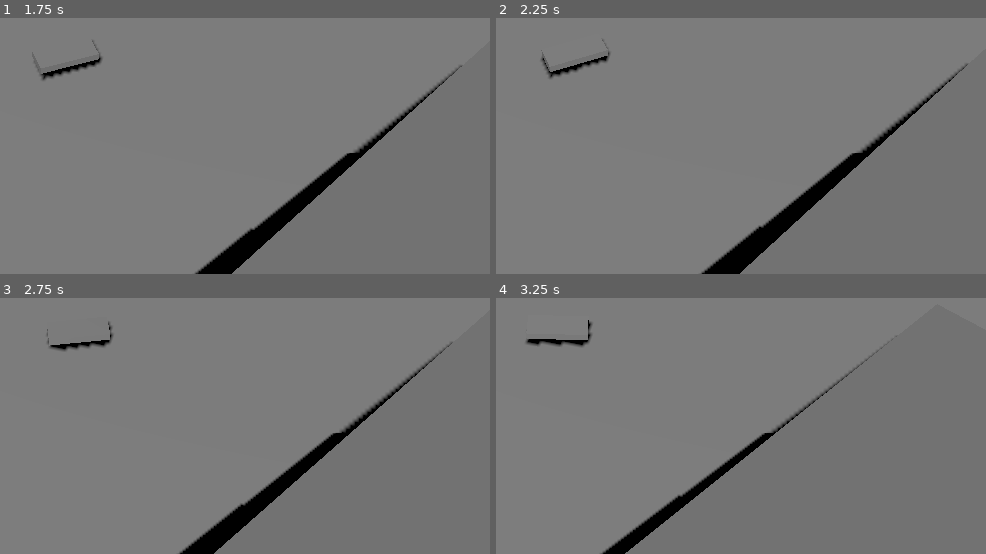
Above: before the commit, frames 1-4 (two rows, left to right).
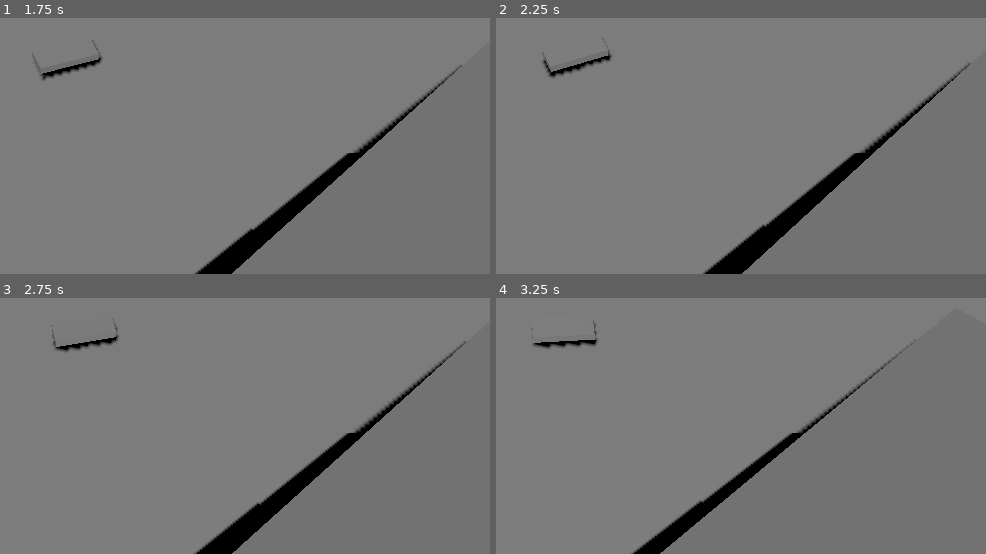
Above: after the commit, the same moments.

Repository: JulianHeissinger/RallyGame
Game: Godot game, scene res://scenes/test/handling_test.tscn
Two runs of this game, one before a commit and one after it. Both use one fixed random seed, a clock stepped at 60 frames per second and the inputs below. The project has no main scene, so this scene is started directly.
Inputs:
- Up to frame 1 (1.75 s): hold D (steer_right) 0.53-1.28 s; hold W (throttle) 0.53-1.28 s; hold S (brake) from 1.28 s (still down); tap W (throttle) at 1.35 s
- Up to frame 2 (2.25 s): release S (brake) at 2.03 s; hold D (steer_right) from 2.03 s (still down); hold W (throttle) from 2.03 s (still down)
- Up to frame 3 (2.75 s): keep holding D (steer_right); keep holding W (throttle)
- Up to frame 4 (3.25 s): release D (steer_right) at 2.78 s; release W (throttle) at 2.78 s; hold Shift (shift_up) from 2.78 s (still down); tap W (throttle) at 2.85 s

Frame 1 is identical in both runs. In frame 2, 1.2% of the frame differs, in the area x 9-97%, y 8-100%; in frame 3, 4.6%; in frame 4, 4.7%, in the area x 6-86%, y 8-100%.

Commit message:
feat: add gearbox with automatic and manual modes and Settings autoload

Diff:
--- a/data/cars/prototype.tres
+++ b/data/cars/prototype.tres
@@ -14,11 +14,13 @@
 "damper": 3500.0,
 "engine_brake_torque": 60.0,
 "final_drive": 4.1,
+"gear_count": 5.0,
 "gear_ratio_1": 3.3,
 "gear_ratio_2": 2.1,
 "gear_ratio_3": 1.5,
 "gear_ratio_4": 1.15,
 "gear_ratio_5": 0.92,
+"gear_ratio_r": 3.2,
 "handbrake_torque": 3000.0,
 "idle_rpm": 900.0,
 "launch_rpm": 3500.0,
@@ -28,6 +30,10 @@
 "max_steer_angle_deg": 30.0,
 "max_torque": 260.0,
 "redline_rpm": 7500.0,
+"reverse_speed": 1.0,
+"shift_down_rpm": 3000.0,
+"shift_time": 0.15,
+"shift_up_rpm": 7000.0,
 "spring_stiffness": 35000.0,
 "suspension_rest_length": 0.35,
 "tire_friction": 1.0,
--- a/project.godot
+++ b/project.godot
@@ -12,6 +12,10 @@
 
 config/name="rally-game"
 config/features=PackedStringArray("4.7", "Forward Plus")
+
+[autoload]
+
+Settings="*res://scripts/core/settings.gd"
 
 [input]
 
--- a/scripts/car/car.gd
+++ b/scripts/car/car.gd
@@ -14,6 +14,7 @@
 func _ready() -> void:
 	stats = StatBlock.new(car_stats.stats)
 	mass = stats.get_stat("mass")
+	drivetrain.gearbox.mode = Settings.gearbox_mode
 	for child in get_children():
 		if child is Wheel:
 			wheels.append(child)
@@ -21,7 +22,7 @@
 
 func _physics_process(delta: float) -> void:
 	input.update(delta, linear_velocity.length())
-	drivetrain.update(input, wheels, stats, car_stats.torque_curve)
+	drivetrain.update(input, wheels, stats, car_stats.torque_curve, linear_velocity.length(), delta)
 	var steer_angle := -input.steer * deg_to_rad(stats.get_stat("max_steer_angle_deg"))
 	for wheel in wheels:
 		if wheel.steerable:
--- a/scripts/car/drivetrain.gd
+++ b/scripts/car/drivetrain.gd
@@ -4,46 +4,55 @@
 ## Engine RPM follows the driven wheels; an automatic clutch holds a launch RPM under throttle
 ## so the engine never stalls.
 
-const RAD_PER_SEC_TO_RPM := 60.0 / TAU
-
-## 0 is neutral, 1..n are forward gears.
-var gear := 1
+var gearbox := Gearbox.new()
 var rpm := 0.0
 var limiter_active := false
 
 
-func update(input: InputSource, wheels: Array[Wheel], stats: StatBlock, torque_curve: Curve) -> void:
+## `speed` is the car's speed in m/s.
+func update(input: InputSource, wheels: Array[Wheel], stats: StatBlock, torque_curve: Curve, speed: float, delta: float) -> void:
 	var idle := stats.get_stat("idle_rpm")
 	var redline := stats.get_stat("redline_rpm")
-	var ratio := 0.0 if gear == 0 else stats.get_stat("gear_ratio_%d" % gear) * stats.get_stat("final_drive")
 
 	var mean_spin := 0.0
 	for wheel in wheels:
 		mean_spin += wheel.spin
 	mean_spin /= wheels.size()
-	var clutch_rpm := lerpf(idle, stats.get_stat("launch_rpm"), input.throttle)
-	rpm = maxf(absf(mean_spin) * ratio * RAD_PER_SEC_TO_RPM, clutch_rpm)
+	gearbox.update(input, mean_spin, speed, stats, delta)
+	var ratio := gearbox.ratio(stats, gearbox.gear) * stats.get_stat("final_drive")
+
+	# Automatic reverse: brake drives backwards and throttle brakes.
+	var swap := gearbox.mode == Gearbox.Mode.AUTOMATIC and gearbox.gear == Gearbox.REVERSE
+	var throttle := input.brake if swap else input.throttle
+	var brake_input := input.throttle if swap else input.brake
+
+	var clutch_rpm := lerpf(idle, stats.get_stat("launch_rpm"), throttle)
+	rpm = maxf(gearbox.rpm_in_gear(stats, gearbox.gear, mean_spin), clutch_rpm)
 
 	if rpm >= redline:
 		limiter_active = true
 	elif rpm < redline - stats.get_stat("limiter_hysteresis_rpm"):
 		limiter_active = false
 
-	var engine_torque: float
-	if input.throttle > 0.0 and not limiter_active:
-		engine_torque = input.throttle * stats.get_stat("max_torque") * torque_curve.sample(rpm / redline)
+	# Total torque at the driven wheels; the reverse ratio is negative, so engine braking uses its
+	# magnitude to always oppose wheel spin.
+	var wheel_torque: float
+	if gearbox.is_shifting():
+		wheel_torque = 0.0
+	elif throttle > 0.0 and not limiter_active:
+		wheel_torque = throttle * stats.get_stat("max_torque") * torque_curve.sample(rpm / redline) * ratio
 	else:
-		engine_torque = -signf(mean_spin) * stats.get_stat("engine_brake_torque") * rpm / redline
+		wheel_torque = -signf(mean_spin) * stats.get_stat("engine_brake_torque") * rpm / redline * absf(ratio)
 	var split_front := stats.get_stat("torque_split_front")
 
 	# `brake_torque` is the mean per-wheel torque; the bias shifts it between axles.
-	var brake := input.brake * stats.get_stat("brake_torque") * 4.0
+	var brake := brake_input * stats.get_stat("brake_torque") * 4.0
 	var bias_front := stats.get_stat("brake_bias_front")
 	var handbrake := input.handbrake * stats.get_stat("handbrake_torque")
 
 	for wheel in wheels:
 		var axle_share := split_front if wheel.steerable else 1.0 - split_front
-		wheel.drive_torque = engine_torque * ratio * axle_share * 0.5
+		wheel.drive_torque = wheel_torque * axle_share * 0.5
 		if wheel.steerable:
 			wheel.brake_torque = brake * bias_front * 0.5
 		else:
--- /dev/null
+++ b/scripts/car/gearbox.gd
@@ -0,0 +1,96 @@
+class_name Gearbox
+extends RefCounted
+## Gear selection with reverse, neutral and forward gears. A shift cuts drive torque for
+## `shift_time`, then engages the new gear and emits `gear_shifted`. Automatic mode shifts by
+## road-speed RPM and engages reverse when braking at standstill; manual mode follows shift
+## presses.
+
+signal gear_shifted(from: int, to: int)
+
+enum Mode { AUTOMATIC, MANUAL }
+
+const REVERSE := -1
+const NEUTRAL := 0
+const RAD_PER_SEC_TO_RPM := 60.0 / TAU
+
+var mode := Mode.AUTOMATIC
+## Engaged gear: -1 is reverse, 0 is neutral, 1..n are forward gears.
+var gear := 1
+
+var _target_gear := 1
+var _shift_timer := 0.0
+
+
+func is_shifting() -> bool:
+	return _shift_timer > 0.0
+
+
+## Gear ratio without final drive: negative in reverse, 0 in neutral.
+func ratio(stats: StatBlock, g: int) -> float:
+	if g == REVERSE:
+		return -stats.get_stat("gear_ratio_r")
+	if g == NEUTRAL:
+		return 0.0
+	return stats.get_stat("gear_ratio_%d" % g)
+
+
+## Engine RPM that the driven wheels' mean spin gives in gear `g`.
+func rpm_in_gear(stats: StatBlock, g: int, mean_spin: float) -> float:
+	return absf(mean_spin * ratio(stats, g) * stats.get_stat("final_drive")) * RAD_PER_SEC_TO_RPM
+
+
+## Advances a running shift, then picks the next gear. `speed` is the car's speed in m/s.
+func update(input: InputSource, mean_spin: float, speed: float, stats: StatBlock, delta: float) -> void:
+	if is_shifting():
+		_shift_timer -= delta
+		if _shift_timer <= 0.0:
+			_shift_timer = 0.0
+			var from := gear
+			gear = _target_gear
+			gear_shifted.emit(from, gear)
+
+	var next: int
+	if mode == Mode.MANUAL:
+		next = _choose_manual(input, mean_spin, speed, stats)
+	elif is_shifting():
+		return
+	else:
+		next = _choose_automatic(input, speed, stats)
+	if next == _target_gear:
+		return
+	_target_gear = next
+	# Shifting back to the engaged gear mid-shift cancels the shift.
+	_shift_timer = 0.0 if next == gear else stats.get_stat("shift_time")
+
+
+## Manual presses act on the target gear, so quick repeated presses chain.
+func _choose_manual(input: InputSource, mean_spin: float, speed: float, stats: StatBlock) -> int:
+	var g := _target_gear
+	if input.shift_up_pressed and g < int(stats.get_stat("gear_count")):
+		return g + 1
+	if input.shift_down_pressed:
+		if g > 1:
+			var over_rev := rpm_in_gear(stats, g - 1, mean_spin) > stats.get_stat("redline_rpm")
+			return g if over_rev else g - 1
+		if g == 1:
+			return NEUTRAL
+		if g == NEUTRAL and speed < stats.get_stat("reverse_speed"):
+			return REVERSE
+	return g
+
+
+## Shift points use RPM matched to road speed, so wheelspin hits the limiter instead of shifting.
+func _choose_automatic(input: InputSource, speed: float, stats: StatBlock) -> int:
+	var standstill := speed < stats.get_stat("reverse_speed")
+	if gear == REVERSE:
+		return 1 if standstill and input.throttle > 0.0 else REVERSE
+	if standstill and input.brake > 0.0 and input.throttle == 0.0:
+		return REVERSE
+	if gear == NEUTRAL:
+		return 1
+	var rpm := rpm_in_gear(stats, gear, speed / stats.get_stat("wheel_radius"))
+	if rpm > stats.get_stat("shift_up_rpm") and gear < int(stats.get_stat("gear_count")):
+		return gear + 1
+	if rpm < stats.get_stat("shift_down_rpm") and gear > 1:
+		return gear - 1
+	return gear
--- /dev/null
+++ b/scripts/core/settings.gd
@@ -0,0 +1,20 @@
+extends Node
+## Player settings (autoload `Settings`), saved in a `ConfigFile`.
+
+const PATH := "user://settings.cfg"
+
+var gearbox_mode := Gearbox.Mode.AUTOMATIC
+
+
+func _ready() -> void:
+	var config := ConfigFile.new()
+	if config.load(PATH) == OK:
+		gearbox_mode = config.get_value("gameplay", "gearbox_mode", gearbox_mode)
+
+
+func set_gearbox_mode(mode: Gearbox.Mode) -> void:
+	gearbox_mode = mode
+	var config := ConfigFile.new()
+	config.load(PATH)
+	config.set_value("gameplay", "gearbox_mode", gearbox_mode)
+	config.save(PATH)
--- /dev/null
+++ b/tests/test_gearbox.gd
@@ -0,0 +1,154 @@
+extends "res://tests/test_case.gd"
+
+const SHIFT_TIME := 0.15
+const DELTA := 1.0 / 120.0
+const RAD_PER_SEC_TO_RPM := 60.0 / TAU
+## Long enough for a started shift to finish despite float rounding of tick sums.
+const SETTLE := SHIFT_TIME + 2.0 * DELTA
+
+var _shifts: Array = []
+
+
+func _stats() -> StatBlock:
+	return StatBlock.new({
+		"gear_count": 5.0,
+		"gear_ratio_r": 3.2,
+		"gear_ratio_1": 3.3,
+		"gear_ratio_2": 2.1,
+		"gear_ratio_3": 1.5,
+		"gear_ratio_4": 1.15,
+		"gear_ratio_5": 0.92,
+		"final_drive": 4.1,
+		"wheel_radius": 0.33,
+		"redline_rpm": 7500.0,
+		"shift_time": SHIFT_TIME,
+		"shift_up_rpm": 7000.0,
+		"shift_down_rpm": 3000.0,
+		"reverse_speed": 1.0,
+	})
+
+
+func _gearbox(mode: Gearbox.Mode, gear: int) -> Gearbox:
+	var gearbox := Gearbox.new()
+	gearbox.mode = mode
+	gearbox.gear = gear
+	gearbox._target_gear = gear
+	_shifts.clear()
+	gearbox.gear_shifted.connect(func(from: int, to: int) -> void: _shifts.append([from, to]))
+	return gearbox
+
+
+## Wheel spin in rad/s that gives `rpm` in `gear`.
+func _spin_for(stats: StatBlock, gear: int, rpm: float) -> float:
+	return rpm / RAD_PER_SEC_TO_RPM / (stats.get_stat("gear_ratio_%d" % gear) * stats.get_stat("final_drive"))
+
+
+## Car speed in m/s that gives `rpm` in `gear` without wheel slip.
+func _speed_for(stats: StatBlock, gear: int, rpm: float) -> float:
+	return _spin_for(stats, gear, rpm) * stats.get_stat("wheel_radius")
+
+
+## Runs `seconds` of ticks with constant input; shift presses count only on the first tick.
+func _run(gearbox: Gearbox, input: InputSource, mean_spin: float, speed: float, stats: StatBlock, seconds: float) -> void:
+	for i in ceili(seconds / DELTA):
+		gearbox.update(input, mean_spin, speed, stats, DELTA)
+		input.shift_up_pressed = false
+		input.shift_down_pressed = false
+
+
+func test_automatic_upshift_after_shift_time_with_torque_cut() -> void:
+	var stats := _stats()
+	var gearbox := _gearbox(Gearbox.Mode.AUTOMATIC, 1)
+	var input := InputSource.new()
+	input.throttle = 1.0
+	var spin := _spin_for(stats, 1, 7200.0)
+	gearbox.update(input, spin, _speed_for(stats, 1, 7200.0), stats, DELTA)
+	assert_true(gearbox.is_shifting(), "shift starts above shift-up RPM")
+	assert_eq(gearbox.gear, 1, "old gear stays engaged during shift")
+	_run(gearbox, input, spin, _speed_for(stats, 1, 7200.0), stats, SETTLE)
+	assert_eq(gearbox.gear, 2, "2nd engaged after shift time")
+	assert_false(gearbox.is_shifting(), "shift finished")
+	assert_eq(_shifts, [[1, 2]], "gear_shifted emitted once")
+
+
+func test_automatic_downshift() -> void:
+	var stats := _stats()
+	var gearbox := _gearbox(Gearbox.Mode.AUTOMATIC, 3)
+	_run(gearbox, InputSource.new(), _spin_for(stats, 3, 2500.0), _speed_for(stats, 3, 2500.0), stats, SETTLE)
+	assert_eq(gearbox.gear, 2, "shifts down below shift-down RPM")
+
+
+func test_automatic_wheelspin_does_not_upshift() -> void:
+	var stats := _stats()
+	var gearbox := _gearbox(Gearbox.Mode.AUTOMATIC, 1)
+	var input := InputSource.new()
+	input.throttle = 1.0
+	_run(gearbox, input, _spin_for(stats, 1, 7400.0), 4.0, stats, SETTLE)
+	assert_eq(gearbox.gear, 1, "wheel RPM over shift point at low road speed stays in 1st")
+
+
+func test_automatic_reverse_by_brake_and_back_by_throttle() -> void:
+	var stats := _stats()
+	var gearbox := _gearbox(Gearbox.Mode.AUTOMATIC, 1)
+	var input := InputSource.new()
+	input.brake = 1.0
+	_run(gearbox, input, 0.0, 5.0, stats, SETTLE)
+	assert_eq(gearbox.gear, 1, "brake while moving does not engage reverse")
+	_run(gearbox, input, 0.0, 0.5, stats, SETTLE)
+	assert_eq(gearbox.gear, Gearbox.REVERSE, "brake at standstill engages reverse")
+	input.brake = 0.0
+	input.throttle = 1.0
+	_run(gearbox, input, 0.0, 0.5, stats, SETTLE)
+	assert_eq(gearbox.gear, 1, "throttle at standstill engages 1st")
+
+
+func test_manual_shift_up() -> void:
+	var stats := _stats()
+	var gearbox := _gearbox(Gearbox.Mode.MANUAL, 2)
+	var input := InputSource.new()
+	input.shift_up_pressed = true
+	_run(gearbox, input, _spin_for(stats, 2, 5000.0), 20.0, stats, SHIFT_TIME / 2.0)
+	assert_eq(gearbox.gear, 2, "still 2nd before shift time")
+	_run(gearbox, input, _spin_for(stats, 2, 5000.0), 20.0, stats, SETTLE)
+	assert_eq(gearbox.gear, 3, "3rd after shift time")
+	assert_eq(_shifts, [[2, 3]], "gear_shifted emitted")
+
+
+func test_manual_reverse_at_standstill() -> void:
+	var stats := _stats()
+	var gearbox := _gearbox(Gearbox.Mode.MANUAL, 1)
+	var input := InputSource.new()
+	input.shift_down_pressed = true
+	_run(gearbox, input, 0.0, 0.0, stats, DELTA)
+	input.shift_down_pressed = true
+	_run(gearbox, input, 0.0, 0.0, stats, SETTLE)
+	assert_eq(gearbox.gear, Gearbox.REVERSE, "two quick presses reach reverse")
+
+
+func test_manual_reverse_refused_while_moving() -> void:
+	var stats := _stats()
+	var gearbox := _gearbox(Gearbox.Mode.MANUAL, Gearbox.NEUTRAL)
+	var input := InputSource.new()
+	input.shift_down_pressed = true
+	_run(gearbox, input, 30.0, 10.0, stats, SETTLE)
+	assert_eq(gearbox.gear, Gearbox.NEUTRAL, "stays in neutral at speed")
+
+
+func test_manual_over_rev_downshift_refused() -> void:
+	var stats := _stats()
+	var gearbox := _gearbox(Gearbox.Mode.MANUAL, 3)
+	var input := InputSource.new()
+	input.shift_down_pressed = true
+	# 6000 RPM in 3rd is 8400 RPM in 2nd.
+	_run(gearbox, input, _spin_for(stats, 3, 6000.0), 30.0, stats, SETTLE)
+	assert_eq(gearbox.gear, 3, "downshift above redline refused")
+	assert_false(gearbox.is_shifting(), "no shift started")
+
+
+func test_manual_brake_does_not_engage_reverse() -> void:
+	var stats := _stats()
+	var gearbox := _gearbox(Gearbox.Mode.MANUAL, 1)
+	var input := InputSource.new()
+	input.brake = 1.0
+	_run(gearbox, input, 0.0, 0.0, stats, SETTLE)
+	assert_eq(gearbox.gear, 1, "brake at standstill keeps 1st")
Not shown, added: scripts/car/gearbox.gd.uid
Not shown, added: scripts/core/settings.gd.uid
Not shown, added: tests/test_gearbox.gd.uid
Not shown, changed: AGENTS.md
Not shown, changed: openspec/changes/bootstrap-vertical-slice/design.md
Not shown, changed: openspec/changes/bootstrap-vertical-slice/tasks.md
